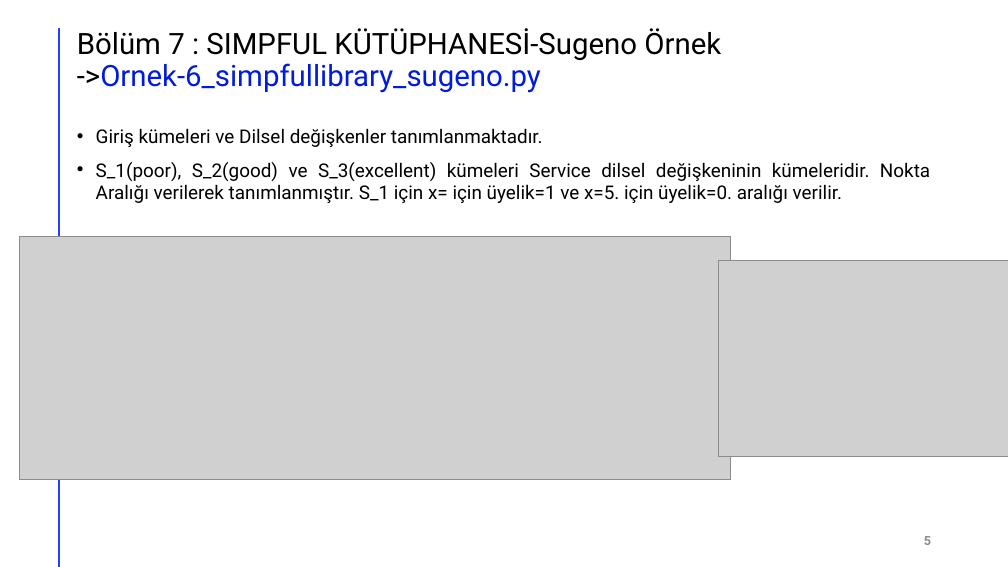
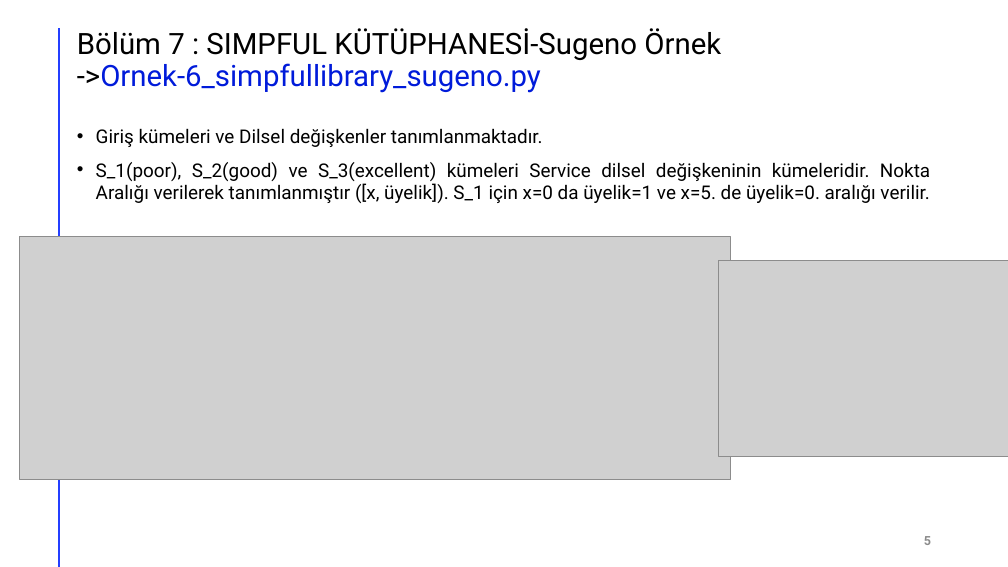
Before and after one commit to akaraci/Bulanik_Mantik, a slide deck: slide 5 of Örnekler-2.pptx. Drawn at 1008x567 pixels with LibreOffice and Linux fonts; fonts in the diff are those of the drawing; grey boxes stand for pictures. Boxes give left, top, right and bottom in pixels: in the first picture for what was removed or moved away, otherwise in the second. Text is boxed around its words. In the diff, an @@ line names an element or a change of style, - is before the commit and + after.

```diff
--- a/Örnekler-2.pptx
+++ b/Örnekler-2.pptx
@@ text at (x1=96, y1=162, x2=930, y2=203): text changed @@
-• S_1(poor), S_2(good) ve S_3(excellent) kümeleri Service dilsel değişkeninin kümeleridir. Nokta Aralığı verilerek tanımlanmıştır. S_1 için x= için üyelik=1 ve x=5. için üyelik=0. aralığı verilir.
+• S_1(poor), S_2(good) ve S_3(excellent) kümeleri Service dilsel değişkeninin kümeleridir. Nokta Aralığı verilerek tanımlanmıştır ([x, üyelik]). S_1 için x=0 da üyelik=1 ve x=5. de üyelik=0. aralığı verilir.
```
Also in this commit, not shown: 1 other slide changed, 5 slides added.
